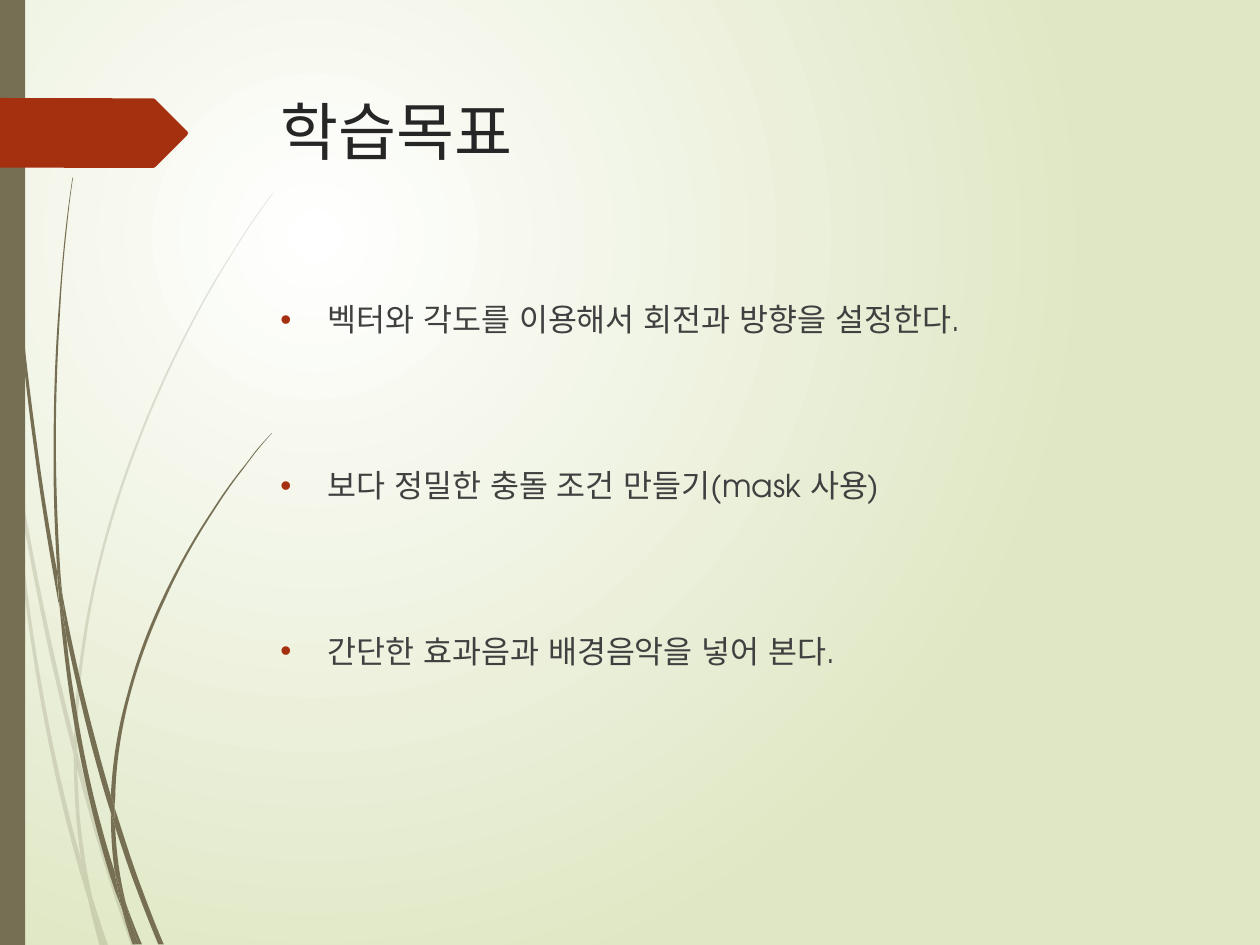
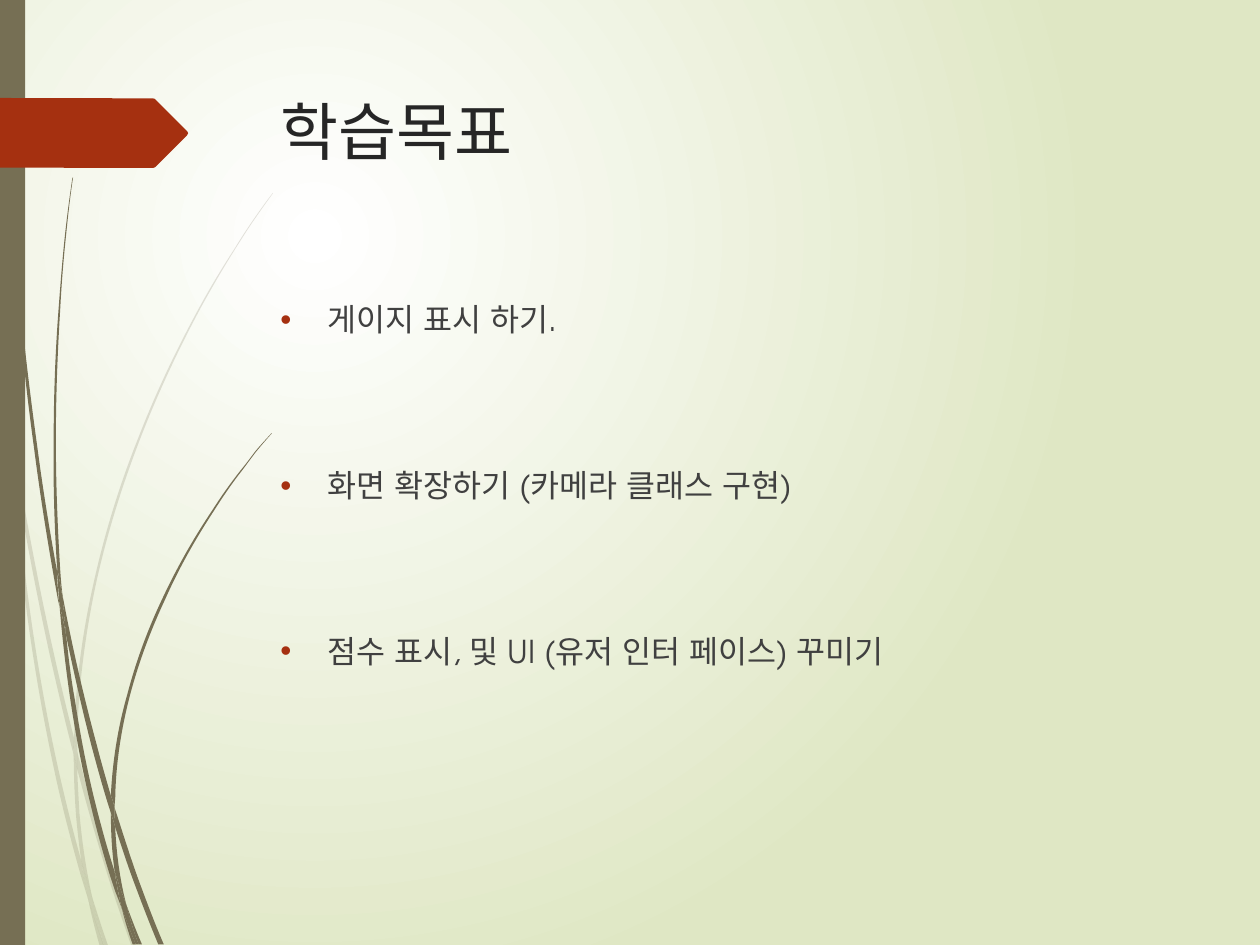
Before and after one commit to freshmea/weizman_python_class, a slide deck: slide 2 of textbook/파이썬6-2교시.pptx. Drawn at 1260x945 pixels with LibreOffice and Linux fonts; fonts in the diff are those of the drawing. Boxes give left, top, right and bottom in pixels: in the first picture for what was removed or moved away, otherwise in the second. Text is boxed around its words. In the diff, an @@ line names an element or a change of style, - is before the commit and + after.

```diff
--- a/textbook/파이썬6-2교시.pptx
+++ b/textbook/파이썬6-2교시.pptx
@@ text at [328,305,883,670]: text changed @@
-• 벡터와 각도를 이용해서 회전과 방향을 설정한다.
-• 보다 정밀한 충돌 조건 만들기(mask 사용)
-• 간단한 효과음과 배경음악을 넣어 본다.
+• 게이지 표시 하기.
+• 화면 확장하기 (카메라 클래스 구현)
+• 점수 표시, 및 UI (유저 인터 페이스) 꾸미기
```
Also in this commit, not shown: 1 other slide changed, 1 other file.
